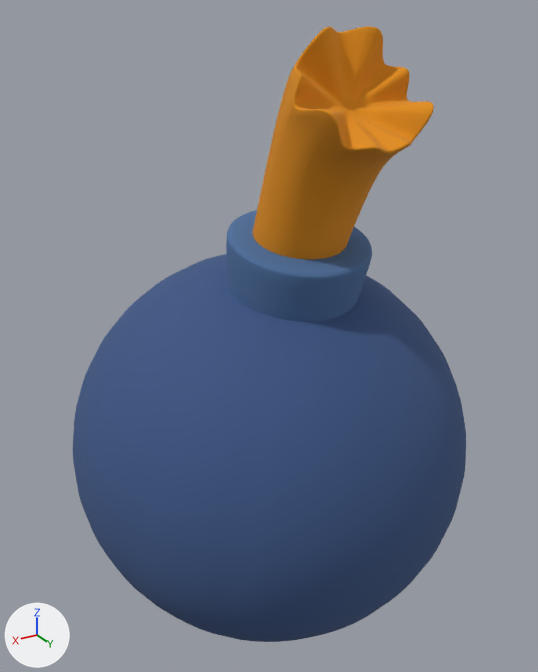
Renders of the FBX model assets/model/res/zhadan/zhadan.fbx from each side of a commit.
One viewpoint serves both versions: a 50 mm lens placed at (0.01136, 0.02072, 0.02123), pointed at (-0.00007, 0.00168, 0.01171). The axes (+X, +Y, +Z) are drawn at lower left. The lights are the same throughout. Where no turn or scale is listed for an object, it has been applied to the vertices.

The older version as bpy lines, for what is in view:
```python
me_mesh = bpy.data.meshes.new('Mesh')
me_mesh.from_pydata(...)  # 3506 vertices, 3504 faces; spans x -0.169..0.169, y -0.402..0.417, z -0.27..0.311
me_mesh.materials.append(mat_aistandardsurface3)  # orange #e39016
me_mesh_001 = bpy.data.meshes.new('Mesh.001')
me_mesh_001.from_pydata(...)  # 986 vertices, 984 faces; spans x -0.00208..0.00208, y -0.00205..0.00222, z -0.00137..0.0014
me_mesh_001.materials.append(mat_aistandardsurface2)  # blue #4d6f9d
me_mesh_002 = bpy.data.meshes.new('Mesh.002')
me_mesh_002.from_pydata(...)  # 1514 vertices, 1512 faces; spans x -0.0065..0.0065, y -0.00648..0.00648, z -0.00635..0.00635
me_mesh_002.materials.append(mat_aistandardsurface1)  # blue #3d5785
ob_pcylinder1 = bpy.data.objects.new('pCylinder1', me_mesh_001)
ob_pcylinder1.location = (0.0, 0.0033, 0.01447)
ob_pcylinder2 = bpy.data.objects.new('pCylinder2', me_mesh)
ob_pcylinder2.parent = ob_group2
ob_pcylinder2.location = (0.0, 1.683, -0.458)
ob_psphere1 = bpy.data.objects.new('pSphere1', me_mesh_002)
ob_psphere1.location = (0.0, 0.00183, 0.00801)
```
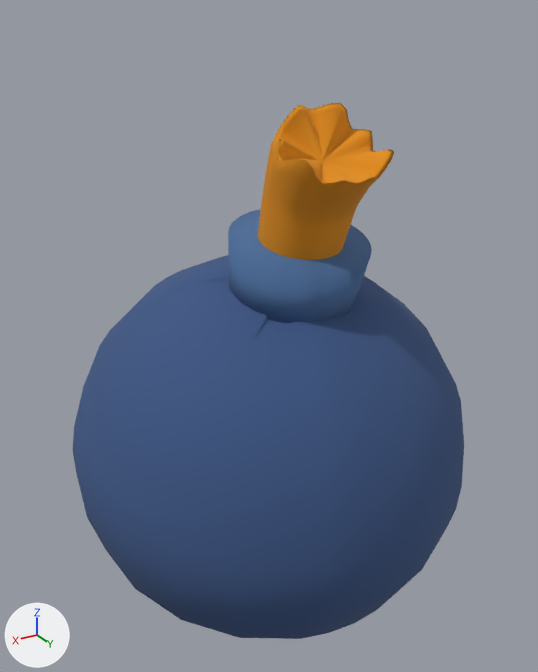
Pixel boxes [x1, y1, x2, y2] of what changed, in the pictures (538 x 672 px):
'pSphere1', reshaped
    before: [73, 254, 466, 642]
    after: [73, 255, 464, 639]
'pCylinder2', reshaped, moved, turned, rescaled
    before: [253, 26, 434, 259]
    after: [258, 103, 394, 260]
'pCylinder1', reshaped
    before: [226, 210, 372, 322]
    after: [228, 210, 372, 323]
part 1 of me_mesh_002, deleted (blue)
    before: [73, 254, 466, 642]
part 3 of me_mesh_001, deleted (blue)
    before: [226, 210, 372, 322]
part 5 of me_mesh, deleted (brown)
    before: [253, 26, 434, 259]

What changed in the scene script:
```text
Change me_mesh:
    used by ob_pcylinder2; parent = ob_group2; location = (0.0, 1.683, -0.458)
    remove me_mesh.from_pydata(...)  # 3506 vertices, 3504 faces; spans x -0.169..0.169, y -0.402..0.417, z -0.27..0.311
    add me_mesh.from_pydata(...)  # 322 vertices, 320 faces; spans x -0.166..0.166, y -0.402..0.416, z -0.268..0.307
    me_mesh part 5: 3184 vertices removed from x -0.169..0.169, y -0.402..0.417, z -0.27..0.311
Change me_mesh_001:
    used by ob_pcylinder1; location = (0.0, 0.0033, 0.01447)
    remove me_mesh_001.from_pydata(...)  # 986 vertices, 984 faces; spans x -0.00208..0.00208, y -0.00205..0.00222, z -0.00137..0.0014
    add me_mesh_001.from_pydata(...)  # 82 vertices, 80 faces; spans x -0.00205..0.00205, y -0.00203..0.00221, z -0.00135..0.00139
    me_mesh_001 part 3: 904 vertices removed from x -0.00208..0.00208, y -0.00205..0.00222, z -0.00137..0.0014
    me_mesh_001 part 4: the surface is now shaded smooth
Change me_mesh_002:
    used by ob_psphere1; location = (0.0, 0.00183, 0.00801)
    remove me_mesh_002.from_pydata(...)  # 1514 vertices, 1512 faces; spans x -0.0065..0.0065, y -0.00648..0.00648, z -0.00635..0.00635
    add me_mesh_002.from_pydata(...)  # 300 vertices, 300 faces; spans x -0.0065..0.0065, y -0.00648..0.00648, z -0.00635..0.00634
    me_mesh_002 part 1: 1214 vertices removed from x -0.00648..0.00648, y -0.00647..0.00647, z -0.00635..0.00635
    me_mesh_002 part 2: the surface is now shaded smooth
Change ob_pcylinder2:
    ob_pcylinder2.location: (0.0, 1.683, -0.458) -> (0.00414, 1.581, -0.41)
    ob_pcylinder2.rotation_euler: (0.0, 0.0, 0.0) -> (0.191, -0.047, -0.00266)  # degrees (0, 0, 0) -> degrees (11, -2.7, -0.2)
    ob_pcylinder2.scale: (1.0, 1.0, 1.0) -> (0.877, 0.78, 0.949)
```
